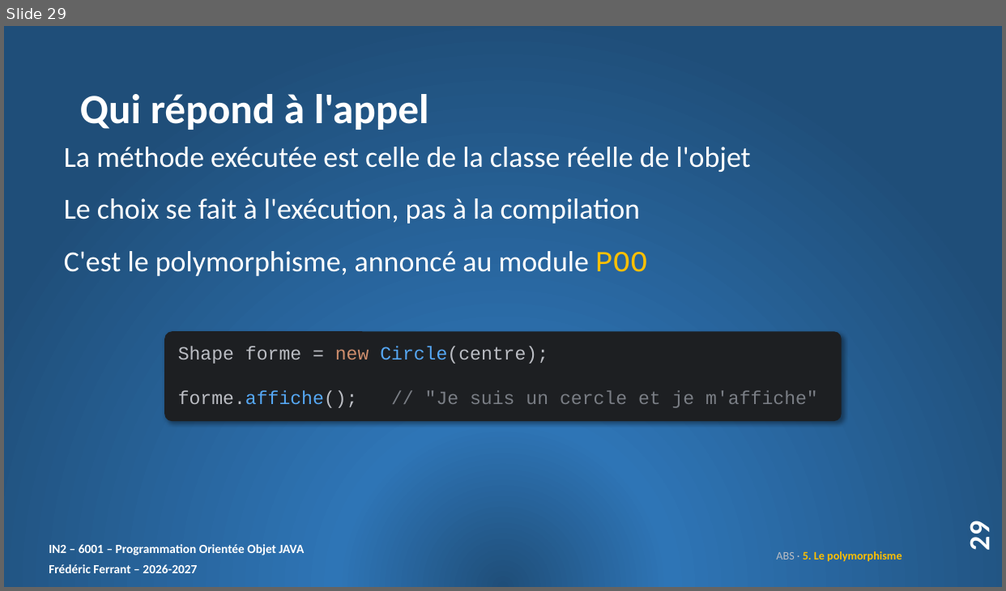
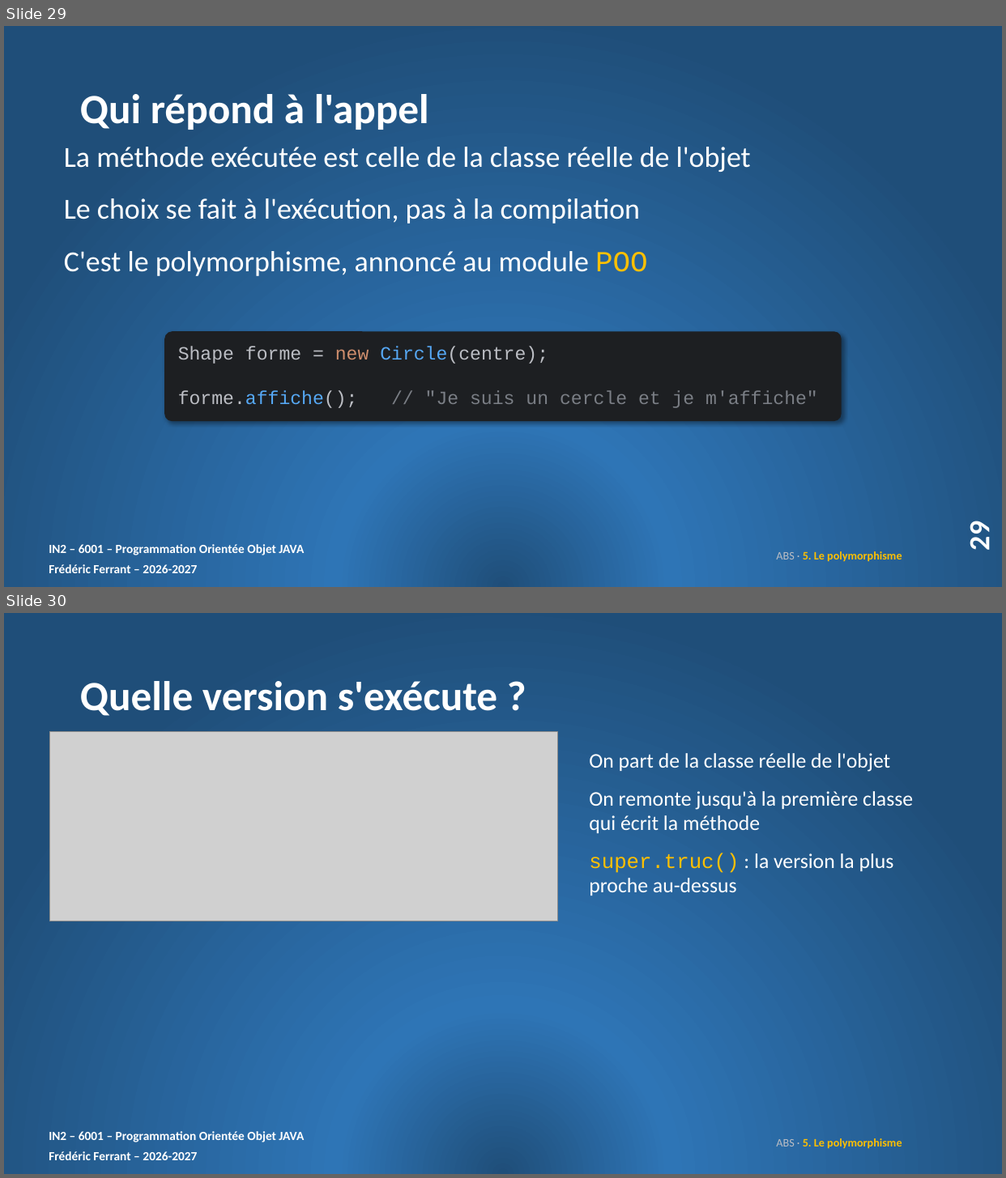
Before and after one commit to ferrantbe/ExercicesJavaClaude, a slide deck: _slides/slides_de_cours/06. ABS_slides.pptx. Shown one above the other, each under a label of ours: slide 29 before the commit, slides 29 and 30 after it. The pictures are 1006x591 and 1006x1178 pixels, drawn with LibreOffice and Linux fonts; fonts in the diff are those of the drawing; grey boxes stand for pictures. Boxes give left, top, right and bottom in pixels: in the first picture for what was removed or moved away, otherwise in the second. Text is boxed around its words. In the diff, an @@ line names an element or a change of style, - is before the commit and + after.

```diff
--- a/_slides/slides_de_cours/06. ABS_slides.pptx
+++ b/_slides/slides_de_cours/06. ABS_slides.pptx
@@ slide 30 added at (4,613,1002,1174), background gradient #1F4E79 to #2E75B6; not listed: 2 template elements that a slide beside it also shows @@
@@ title added at (80,681,497,716), 40 pt, text #FFFFFF, bold @@
+Quelle version s'exécute ?
@@ picture added at (49,732,557,922) @@
@@ text added at (589,753,913,896), 20 pt, text #FFFFFF @@
+On part de la classe réelle de l'objet
+On remonte jusqu'à la première classe qui écrit la méthode
+super.truc() : la version la plus proche au-dessus
@@ text added at (776,1139,901,1149), 11 pt, text #FFC000, bold @@
+ABS · 5. Le polymorphisme
```
Also in this commit, not shown: 29 other files.
